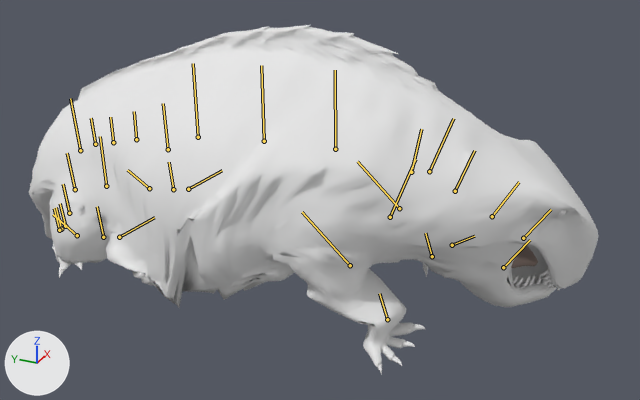
The glTF model bichos/modelos/moschops.glb as it was, and as the next commit left it.
Both versions are drawn from a camera (50 mm lens) standing at (-2.61, -1.49, 1.55) and looking at (0.07, -0.28, 0.21). The lights are fixed; the arrows at lower left show +X, +Y and +Z. The older version comes first. Both versions are drawn at frame 53 of the action 'dormir'; the numbers are the values there. The bones that change, and the others that lie on the model, are drawn over the model as lines.

Objects in the first picture: 'moschops_malha_0', 'moschops_malha_1', 'moschops_malha_2'.
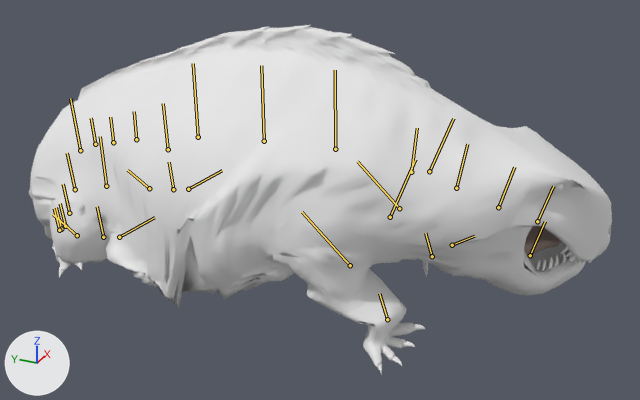
The edits, one by one:
Bone 'pescoco_1' (bone_pescoco_1) turns from (10, 10, 2) to (5, 10, 1) degrees about its own x, y and z.
Bone 'pescoco_2' (bone_pescoco_2) turns from (10, 10, 2) to (5, 10, 1) degrees about its own x, y and z.
Bone 'pescoco_3' (bone_pescoco_3) turns from (10, 10, 2) to (5, 10, 1) degrees about its own x, y and z.
Bone 'cabeca' (bone_cabeca) turns from (5, 9, 1) to (1, 9, 0) degrees about its own x, y and z.

Where the change shows, as pixel boxes [x1, y1, x2, y2] in the pictures (640 x 400 px):
'moschops_malha_0', posed
    before: [29, 25, 599, 375]
    after: [29, 25, 612, 375]
'moschops_malha_2', posed
    before: [511, 245, 538, 268]
    after: [524, 226, 562, 256]
bone 'pescoco_1', root to tip
    before: (411, 172) to (421, 129)
    after: (411, 172) to (417, 128)
bone 'pescoco_2', root to tip
    before: (455, 191) to (474, 150)
    after: (456, 188) to (467, 144)
bone 'pescoco_3', root to tip
    before: (492, 216) to (519, 182)
    after: (498, 207) to (514, 167)
bone 'cabeca', root to tip
    before: (523, 238) to (551, 209)
    after: (537, 221) to (553, 186)
